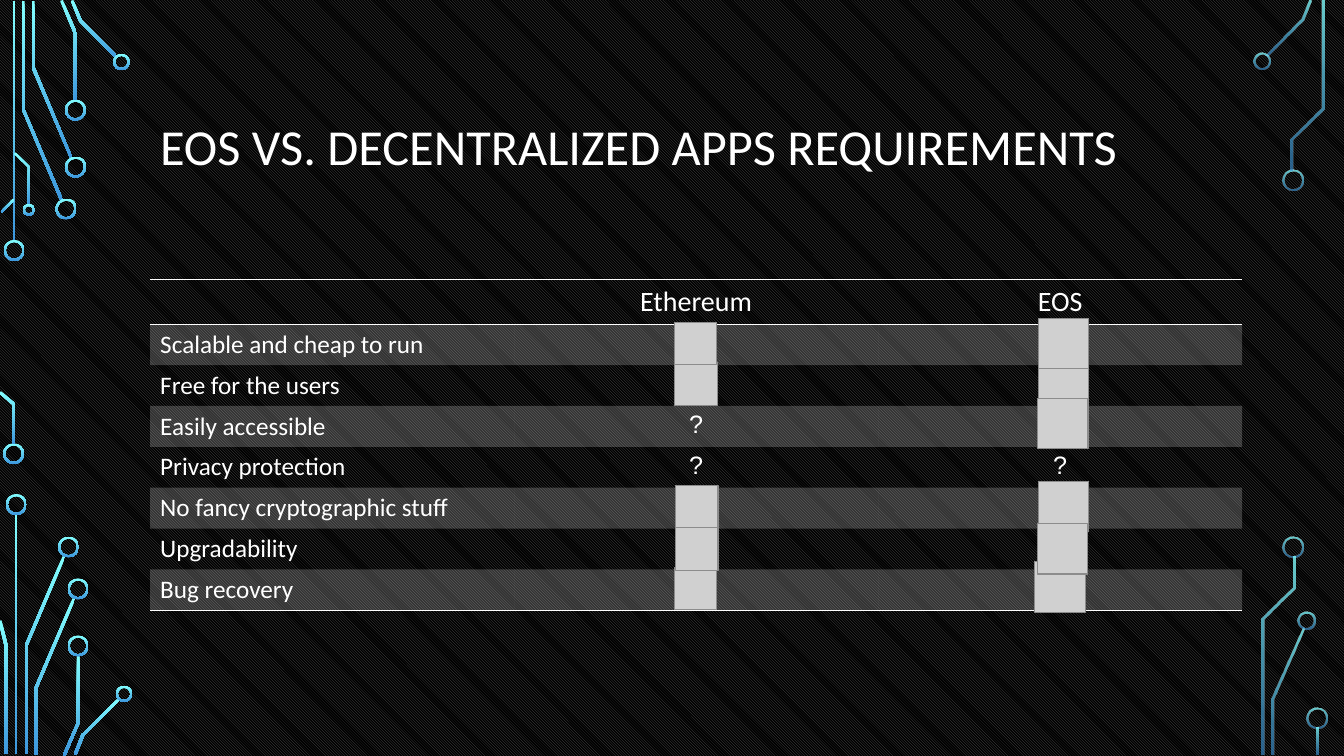
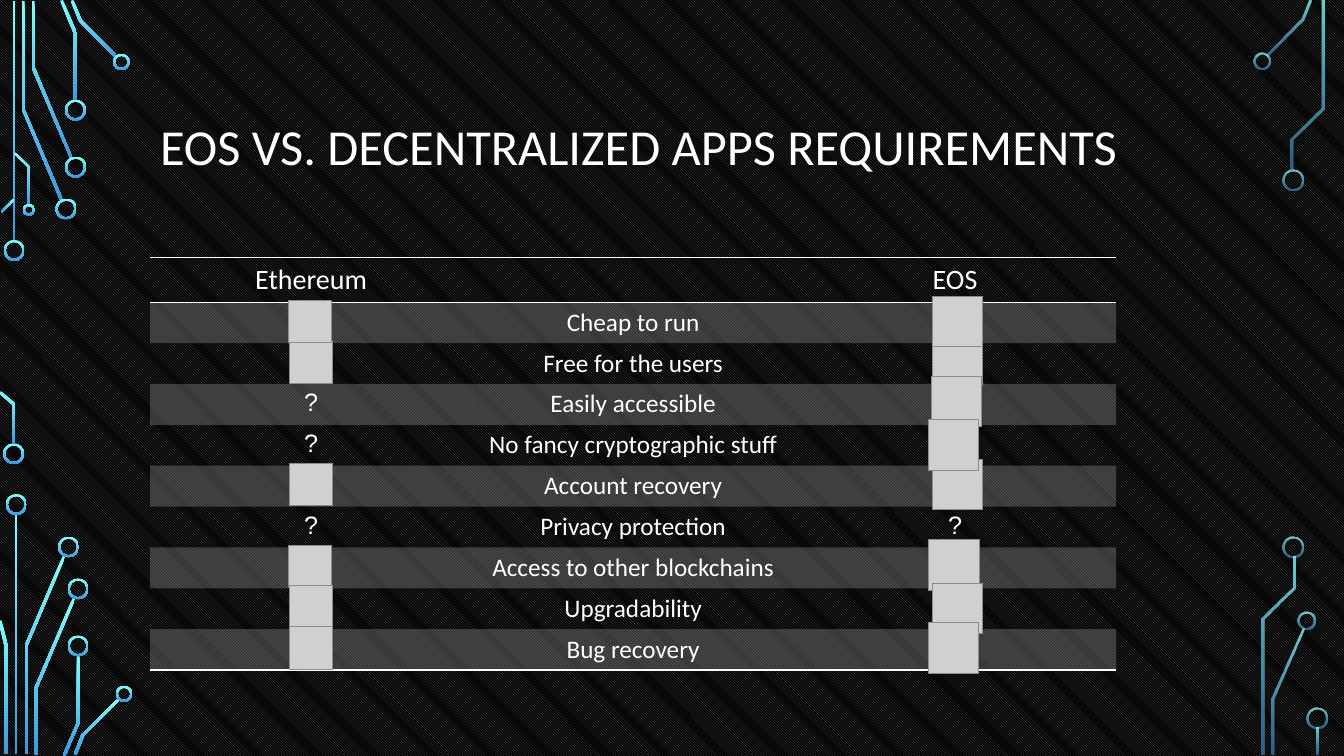
Before and after one commit to tokenika/tokenika.github.io, a slide deck: slide 29 of WarsawBlock(3).pptx (slide 42 before the commit). Drawn at 1344x756 pixels with LibreOffice and Linux fonts; fonts in the diff are those of the drawing; grey boxes stand for pictures; background and template pictures are left out. Boxes give left, top, right and bottom in pixels: in the first picture for what was removed or moved away, otherwise in the second. Text is boxed around its words. In the diff, an @@ line names an element or a change of style, - is before the commit and + after.

```diff
--- a/WarsawBlock(3).pptx
+++ b/WarsawBlock(3).pptx
@@ table at (150,258,1115,669) @@
-row 1:  | Ethereum | EOS
-row 2: Scalable and cheap to run |  | 
-row 3: Free for the users |  | 
-row 4: Easily accessible | ? | 
-row 5: Privacy protection | ? | ?
-row 6: No fancy cryptographic stuff |  | 
-row 7: Upgradability |  | 
-row 8: Bug recovery |  | 
+row 1: Ethereum |  | EOS
+row 2:  | Cheap to run | 
+row 3:  | Free for the users | 
+row 4: ? | Easily accessible | 
+row 5: ? | No fancy cryptographic stuff | 
+row 6:  | Account recovery | 
+row 7: ? | Privacy protection | ?
+row 8:  | Access to other blockchains | 
+row 9:  | Upgradability | 
+row 10:  | Bug recovery | 
@@ table: place and size @@
-table at (150,280,1242,610)
+table at (150,258,1115,669)
@@ picture: place and size @@
-picture at (1038,319,1089,369)
+picture at (933,296,983,347)
@@ picture: place and size @@
-picture at (675,323,717,365)
+picture at (289,300,332,343)
@@ picture: place and size @@
-picture at (676,363,718,405)
+picture at (289,341,332,383)
@@ picture added at (929,420,979,471) @@
@@ picture: place and size @@
-picture at (676,485,718,527)
+picture at (290,463,333,505)
@@ picture: place and size @@
-picture at (675,568,717,610)
+picture at (289,545,332,588)
@@ 4 pictures: place and size @@
-4 pictures at (1035,357,1089,612)
+4 pictures at (929,336,983,591)
@@ picture: place and size @@
-picture at (676,527,718,570)
+picture at (290,586,333,628)
@@ picture: place and size @@
-picture at (1037,524,1088,575)
+picture at (933,584,983,634)
@@ picture added at (290,627,333,669) @@
@@ picture added at (929,623,979,674) @@
```
Also in this commit, not shown: 1 other slide changed, 14 slides removed, 3 other files.
